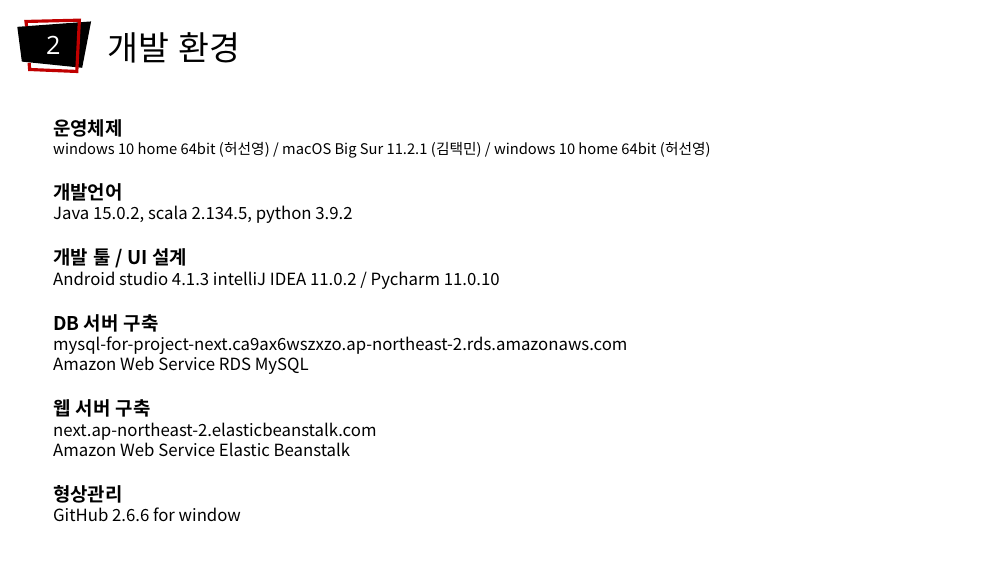
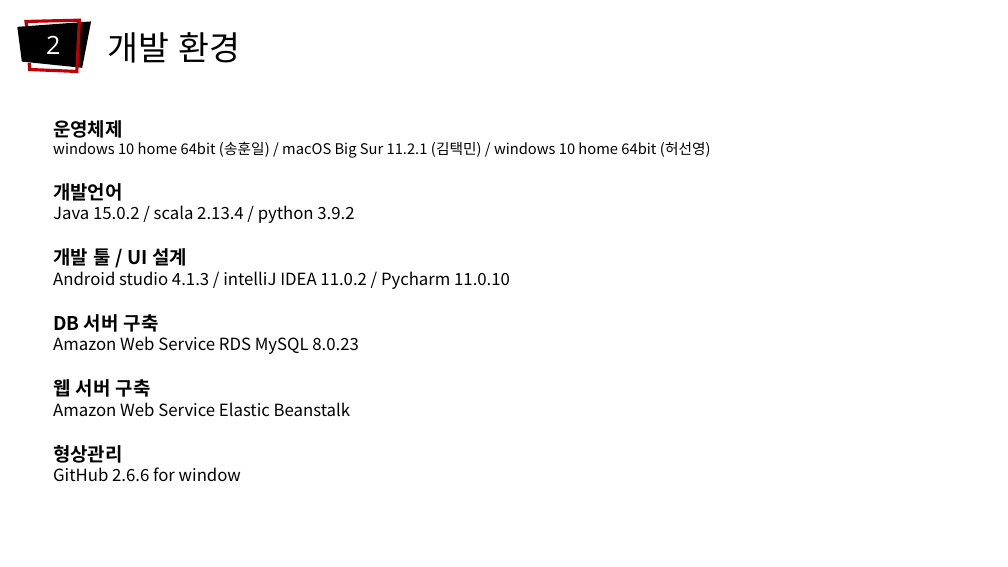
Before and after one commit to freean2468/ProjectNext, a slide deck: slide 4 of doc/ProjectNext.pptx. Drawn at 1008x567 pixels with LibreOffice and Linux fonts; fonts in the diff are those of the drawing. Boxes give left, top, right and bottom in pixels: in the first picture for what was removed or moved away, otherwise in the second. Text is boxed around its words. In the diff, an @@ line names an element or a change of style, - is before the commit and + after.

```diff
--- a/doc/ProjectNext.pptx
+++ b/doc/ProjectNext.pptx
@@ text at [53, 141, 711, 158]: text changed @@
-windows 10 home 64bit (허선영) / macOS Big Sur 11.2.1 (김택민) / windows 10 home 64bit (허선영)
+windows 10 home 64bit (송훈일) / macOS Big Sur 11.2.1 (김택민) / windows 10 home 64bit (허선영)
@@ text at [53, 205, 354, 223]: text changed @@
-Java 15.0.2, scala 2.134.5, python 3.9.2
+Java 15.0.2 / scala 2.13.4 / python 3.9.2
@@ text at [53, 271, 510, 289]: text changed @@
-Android studio 4.1.3 intelliJ IDEA 11.0.2 / Pycharm 11.0.10
+Android studio 4.1.3 / intelliJ IDEA 11.0.2 / Pycharm 11.0.10
@@ text at [53, 336, 358, 354]: text changed @@
-mysql-for-project-next.ca9ax6wszxzo.ap-northeast-2.rds.amazonaws.com
-Amazon Web Service RDS MySQL
+Amazon Web Service RDS MySQL 8.0.23
@@ text at [53, 422, 376, 440]: paragraph removed @@
-next.ap-northeast-2.elasticbeanstalk.com
```
Also in this commit, not shown: 6 other slides changed, 3 other files.
